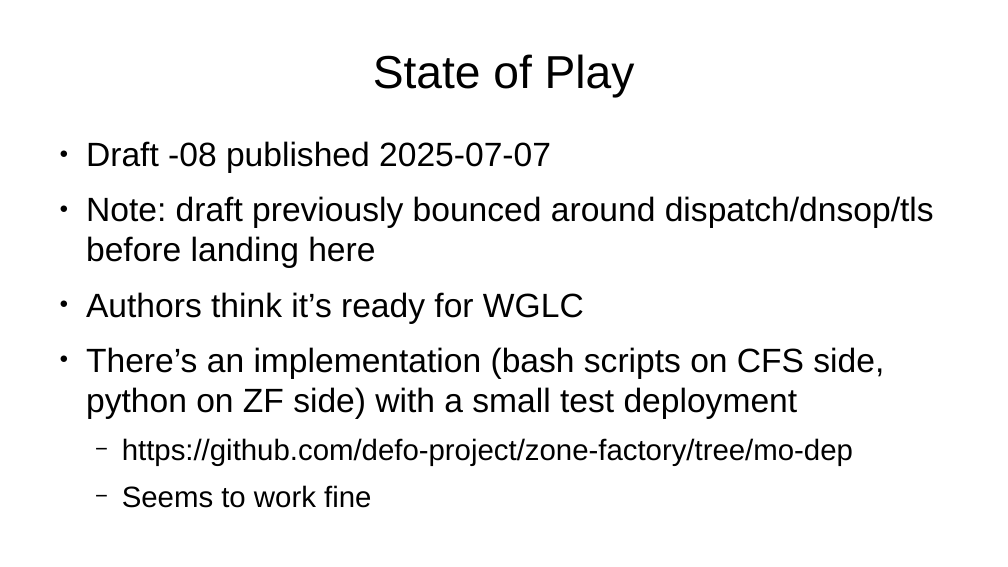
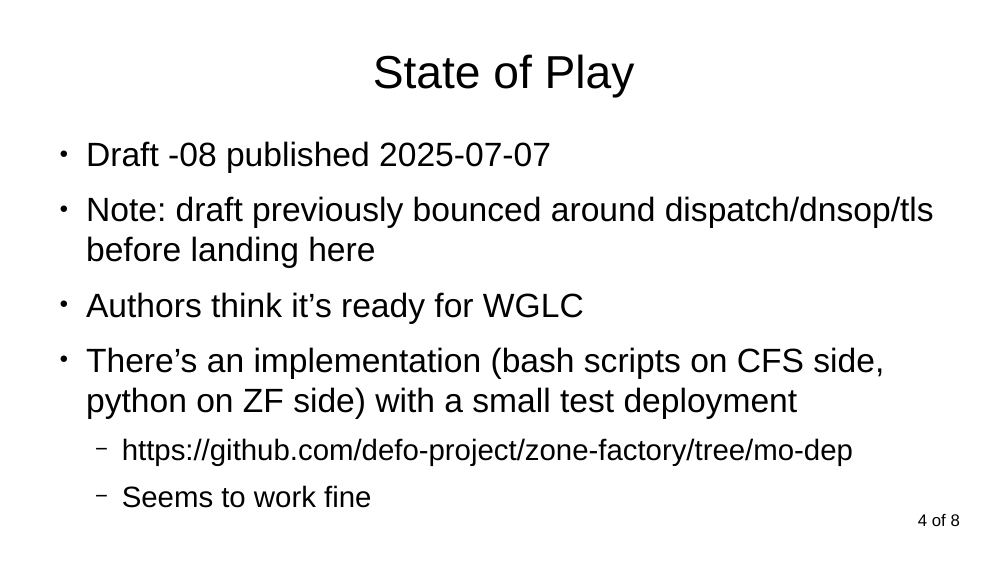
Before and after one commit to sftcd/wkesni, a slide deck: slide 4 of slides/wkech-123-slides.odp. Drawn at 1008x567 pixels with LibreOffice and Linux fonts; fonts in the diff are those of the drawing. Boxes give left, top, right and bottom in pixels: in the first picture for what was removed or moved away, otherwise in the second. Text is boxed around its words. In the diff, an @@ line names an element or a change of style, - is before the commit and + after.

```diff
--- a/slides/wkech-123-slides.odp
+++ b/slides/wkech-123-slides.odp
@@ page number added at box(918, 514, 960, 526), 16 pt, text #000000 @@
+4 of 8
```
Also in this commit, not shown: 7 other slides changed, 1 other file.
